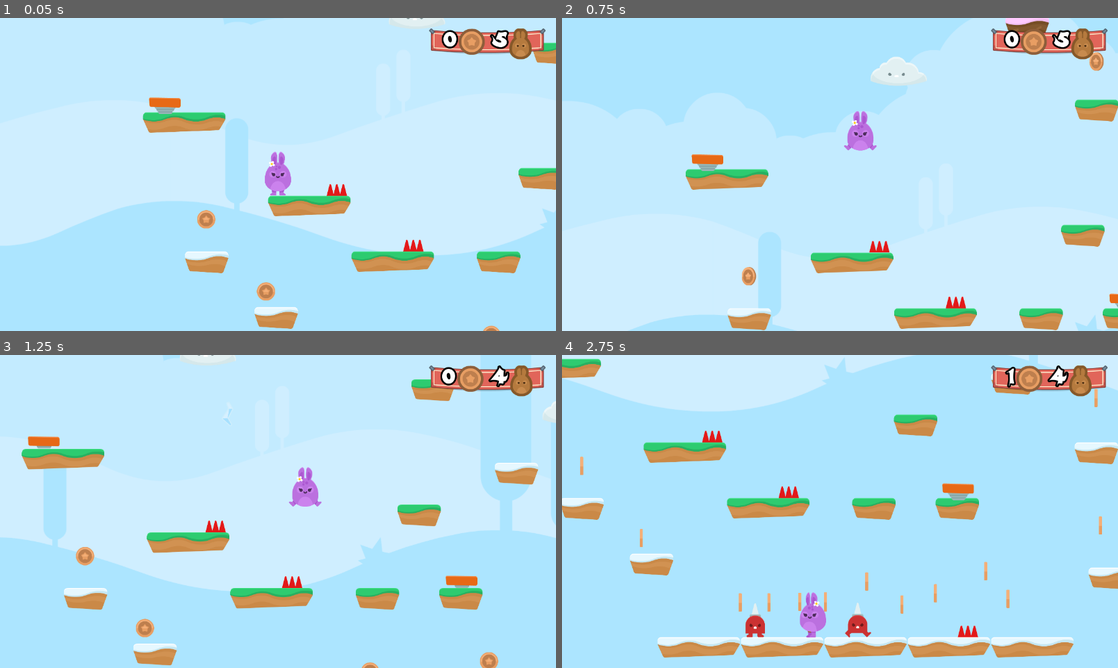
Above: before the commit, frames 1-4 (two rows, left to right).
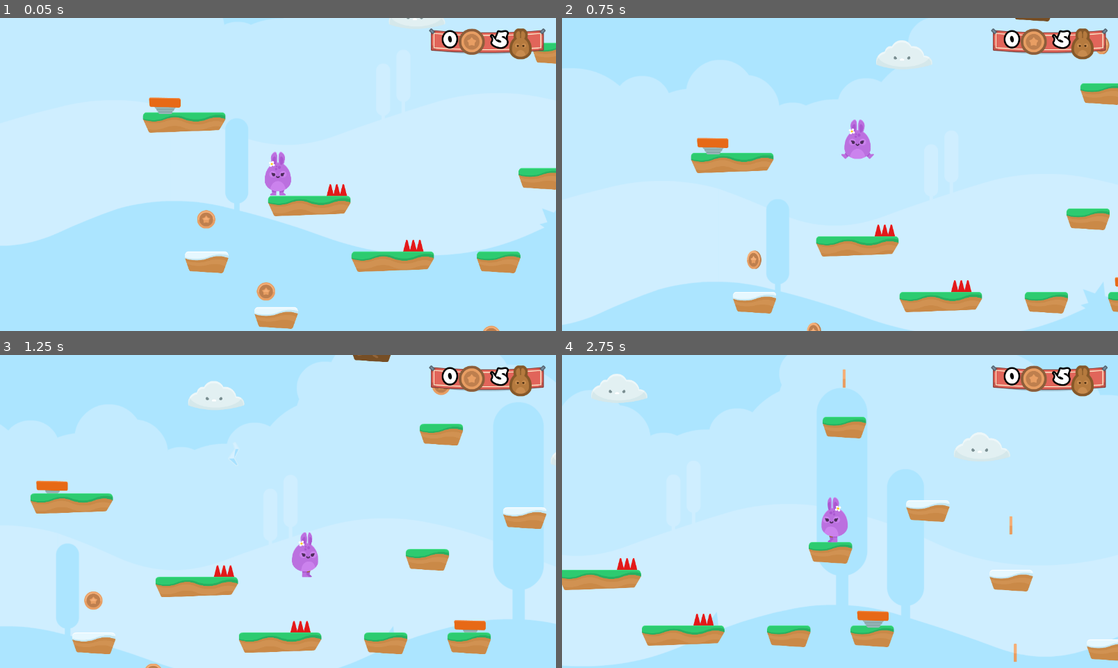
Above: after the commit, the same moments.

Repository: FlavioFS/HoppyDays
Game: Godot game, scene res://Scenes/Level1.tscn
The game is run twice, just before and just after one commit, with the same random seed, the same clock (stepped at 60 frames per second) and the same inputs.
Inputs:
- Up to frame 1 (0.05 s): no input
- Up to frame 2 (0.75 s): hold Right (Right) from 0.53 s (still down); hold W (Jump) from 0.53 s (still down)
- Up to frame 3 (1.25 s): keep holding Right (Right); keep holding W (Jump)
- Up to frame 4 (2.75 s): release W (Jump) at 1.28 s; tap W (Jump) at 1.35, 1.52, 1.82 s; release Right (Right) at 2.03 s; hold Left (Left) from 2.03 s (still down); hold W (Jump) from 2.03 s (still down)

Frame 1 is identical in both runs. In frame 2, 16% of the frame differs, in the area x 0-100%, y 0-100%; in frame 3, 35%; in frame 4, 47%.

Commit message:
Player controller tweeks, Sound loop reimport fix

Diff:
--- a/Scripts/Player.gd
+++ b/Scripts/Player.gd
@@ -1,17 +1,18 @@
 extends KinematicBody2D
 
-const UP = Vector2(0,-1)
-const GRAVITY = 300
-const FRICTION = 0
+signal animate
+
 const MAX_SPEED = 1000
-const MAX_FALL = 0
-const ACCELERATION = 1000
-const DECELERATION = 0
-const JUMP_FORCE = -4000
 const BOOST_MULTIPLIER = 1.5
 const WORLD_LIMIT = 4000
 const JUMP_SFX = preload("res://SFX/jump1.ogg")
 const HURT_SFX = preload("res://SFX/hurt.ogg")
+const FLOAT_PRECISION: float = 0.05
+
+export(float, -3000, -1000, 10) var jump_force: float = -2500
+export(float, 0, 200, 5) var gravity: float = 125
+export(float, 0, 1000, 10) var base_move_speed: float = 300
+export(float, 0.0, 1.0, 0.01) var damping: float = 0.7
 
 var velocity = Vector2(0,0)
 var lives = 5
@@ -22,15 +23,12 @@
 var input_direction = 0
 var speed = Vector2(0,0)
 
-signal animate
-
 func _physics_process(delta):
-	move_and_slide(velocity, UP)
+	move_and_slide(velocity, Vector2.UP, true)
 	apply_gravity(delta)
-	move()
+	move_horizontally()
 	jump()
 	animate()
-
 
 func apply_gravity(delta):
 	if position.y > WORLD_LIMIT:
@@ -40,53 +38,42 @@
 	elif is_on_ceiling() and velocity.y < 0:
 		velocity.y = 1
 	else:
-		velocity.y += GRAVITY
+		velocity.y += gravity
 
-
-func move():
-	if Input.is_action_pressed("Left") and not Input.is_action_pressed("Right"):
-		velocity.x = max(velocity.x - ACCELERATION, -MAX_SPEED)
-	elif Input.is_action_pressed("Right") and not Input.is_action_pressed("Left"):
-		velocity.x = min(velocity.x + ACCELERATION, MAX_SPEED)
-	else:
-		velocity.x = 0
-
+func move_horizontally():
+	velocity.x  = 0 if abs(velocity.x) < FLOAT_PRECISION else velocity.x * damping
+	if Input.is_action_pressed("Left"):
+		velocity.x -= base_move_speed
+	if Input.is_action_pressed("Right"):
+		velocity.x += base_move_speed
+	velocity.x = min(max(velocity.x, -MAX_SPEED), MAX_SPEED)
 
 func jump(): # Fix double jump bug
-	if Input.is_action_just_pressed("Jump") and jump_count < extra_jumps:
-		velocity.y = JUMP_FORCE
-		play_SFX(JUMP_SFX)
-		jump_count += 1
+	if Input.is_action_just_pressed("Jump"):
+		if jump_count < extra_jumps:
+			velocity.y = jump_force
+			jump_count += 1
+			play_SFX(JUMP_SFX)
 	if is_on_floor():
 		jump_count = 0
-
-#	if is_on_floor() and Input.is_action_pressed("Jump"):
-#		velocity.y = JUMP_FORCE
-#		play_SFX(JUMP_SFX)
-
 
 func animate():
 	emit_signal("animate", velocity)
 
-
 func hurt():
 	add_extra_frame()
-	velocity.y = JUMP_FORCE
+	velocity.y = jump_force
 	play_SFX(HURT_SFX)
 	lives -= 1
 
-
 func boost():
 	add_extra_frame()
-	velocity.y = JUMP_FORCE * BOOST_MULTIPLIER
+	velocity.y = jump_force * BOOST_MULTIPLIER
 	play_SFX(JUMP_SFX)
 
-
 func play_SFX(FILE):
-	if not $SFX.playing:
-		$SFX.stream = FILE
-		$SFX.play()
-
+	$SFX.stream = FILE
+	$SFX.play()
 
 func add_extra_frame():
 	position.y -= 1
